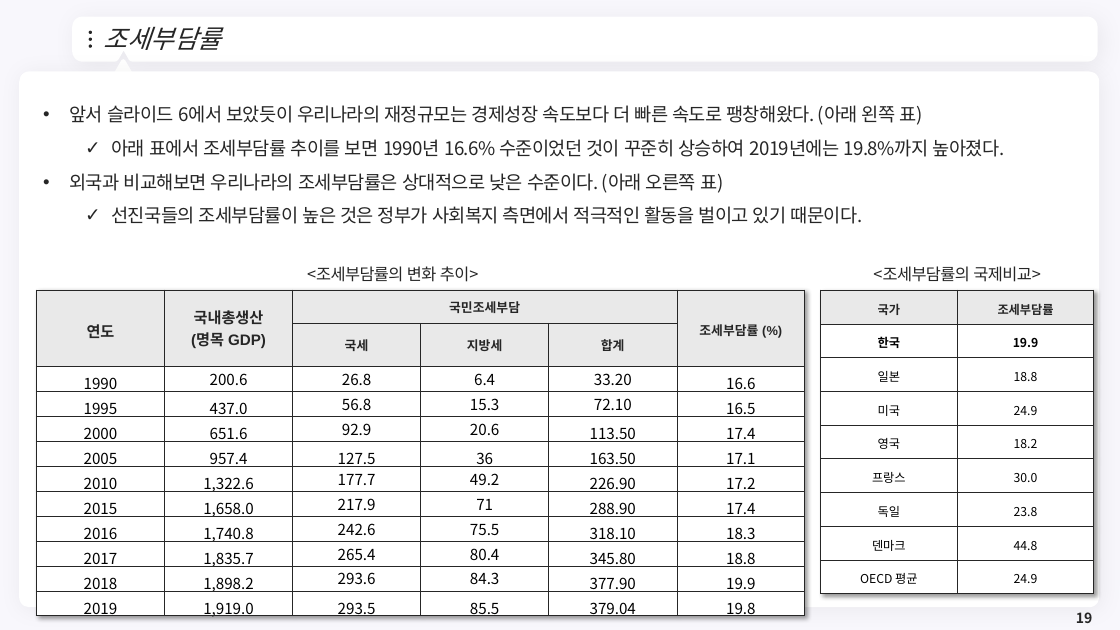
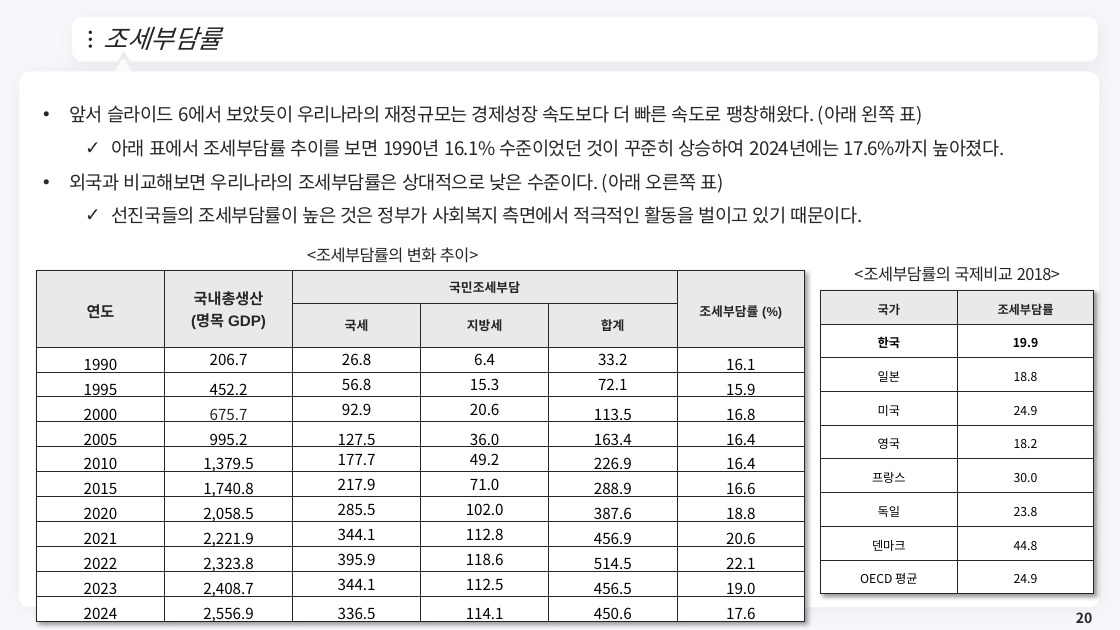
Before and after one commit to meandthey/Teaching, a slide deck: slide 20 of 재정학/01_Lectures/재정학_Chapter_2.pptx (slide 19 before the commit). Drawn at 1120x630 pixels with LibreOffice and Linux fonts; fonts in the diff are those of the drawing; background and template pictures are left out. Boxes give left, top, right and bottom in pixels: in the first picture for what was removed or moved away, otherwise in the second. Text is boxed around its words. In the diff, an @@ line names an element or a change of style, - is before the commit and + after.

```diff
--- a/재정학/01_Lectures/재정학_Chapter_2.pptx
+++ b/재정학/01_Lectures/재정학_Chapter_2.pptx
@@ text at (x1=111, y1=139, x2=1005, y2=157): text changed @@
-  ✓ 아래 표에서 조세부담률 추이를 보면 1990년 16.6% 수준이었던 것이 꾸준히 상승하여 2019년에는 19.8%까지 높아졌다.
+  ✓ 아래 표에서 조세부담률 추이를 보면 1990년 16.1% 수준이었던 것이 꾸준히 상승하여 2024년에는 17.6%까지 높아졌다.
@@ text "<조세부담률의 변화 추이>" moved from (x1=307, y1=266, x2=479, y2=282) to (x1=307, y1=247, x2=479, y2=263) @@
@@ text at (x1=854, y1=266, x2=1060, y2=282): text changed @@
-<조세부담률의 국제비교>
+<조세부담률의 국제비교 2018>
@@ table at (x1=36, y1=271, x2=807, y2=628) @@
-row 3: 1990 | 200.6 | 26.8 | 6.4 | 33.20 | 16.6
-row 4: 1995 | 437.0 | 56.8 | 15.3 | 72.10 | 16.5
-row 5: 2000 | 651.6 | 92.9 | 20.6 | 113.50 | 17.4
-row 6: 2005 | 957.4 | 127.5 | 36 | 163.50 | 17.1
-row 7: 2010 | 1,322.6 | 177.7 | 49.2 | 226.90 | 17.2
-row 8: 2015 | 1,658.0 | 217.9 | 71 | 288.90 | 17.4
-row 9: 2016 | 1,740.8 | 242.6 | 75.5 | 318.10 | 18.3
-row 10: 2017 | 1,835.7 | 265.4 | 80.4 | 345.80 | 18.8
-row 11: 2018 | 1,898.2 | 293.6 | 84.3 | 377.90 | 19.9
-row 12: 2019 | 1,919.0 | 293.5 | 85.5 | 379.04 | 19.8
+row 3: 1990 | 206.7 | 26.8 | 6.4 | 33.2 | 16.1
+row 4: 1995 | 452.2 | 56.8 | 15.3 | 72.1 | 15.9
+row 5: 2000 | 675.7 | 92.9 | 20.6 | 113.5 | 16.8
+row 6: 2005 | 995.2 | 127.5 | 36.0 | 163.4 | 16.4
+row 7: 2010 | 1,379.5 | 177.7 | 49.2 | 226.9 | 16.4
+row 8: 2015 | 1,740.8 | 217.9 | 71.0 | 288.9 | 16.6
+row 9: 2020 | 2,058.5 | 285.5 | 102.0 | 387.6 | 18.8
+row 10: 2021 | 2,221.9 | 344.1 | 112.8 | 456.9 | 20.6
+row 11: 2022 | 2,323.8 | 395.9 | 118.6 | 514.5 | 22.1
+row 12: 2023 | 2,408.7 | 344.1 | 112.5 | 456.5 | 19.0
+row 13: 2024 | 2,556.9 | 336.5 | 114.1 | 450.6 | 17.6
@@ table resized from (x1=36, y1=290, x2=807, y2=623) to (x1=36, y1=271, x2=807, y2=628) @@
@@ page number at (x1=1076, y1=612, x2=1092, y2=623): text changed @@
-19
+20
```
Also in this commit, not shown: 5 other slides changed, 1 slide added, 2 other files.
